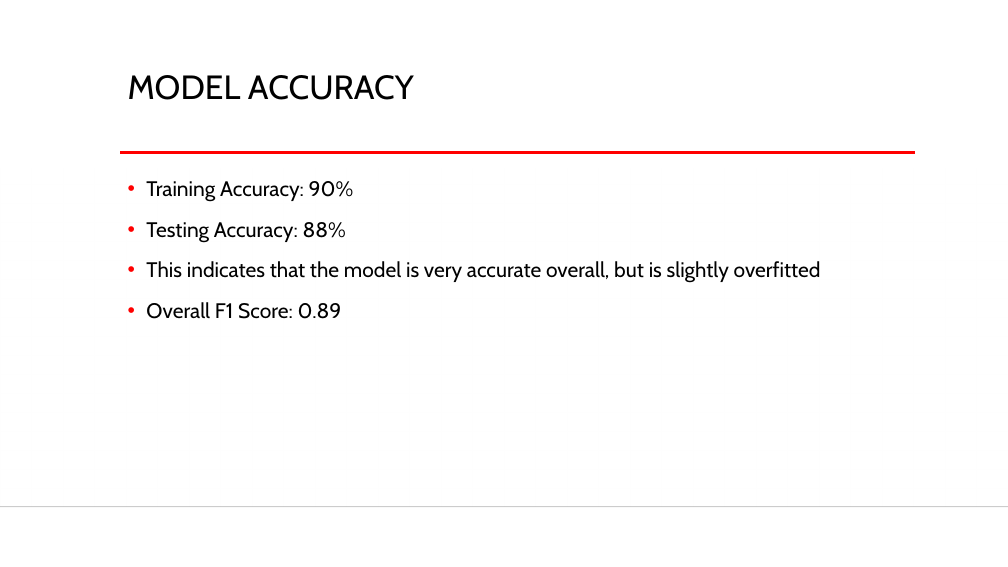
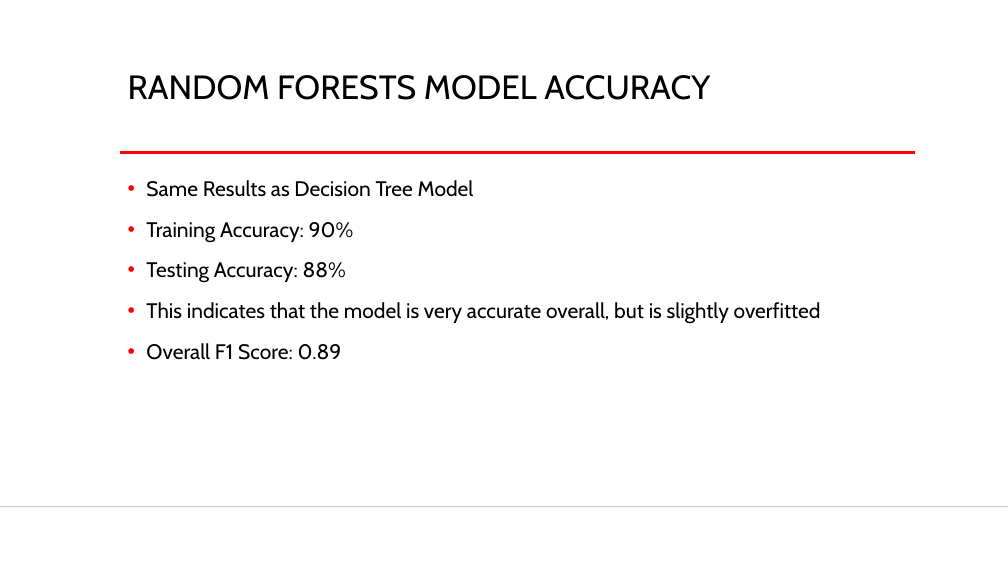
Before and after one commit to PaulButler8/springboard, a slide deck: slide 18 of Capstone 2/Capstone 2 Presentation.pptx (slide 10 before the commit). Drawn at 1008x567 pixels with LibreOffice and Linux fonts; fonts in the diff are those of the drawing; background and template pictures are left out. Boxes give left, top, right and bottom in pixels: in the first picture for what was removed or moved away, otherwise in the second. Text is boxed around its words. In the diff, an @@ line names an element or a change of style, - is before the commit and + after.

```diff
--- a/Capstone 2/Capstone 2 Presentation.pptx
+++ b/Capstone 2/Capstone 2 Presentation.pptx
@@ title at [128, 75, 710, 100]: text changed @@
-MODEL ACCURACY
+RANDOM FORESTS MODEL ACCURACY
@@ text at [146, 180, 474, 197]: paragraph added @@
+• Same Results as Decision Tree Model
```
Also in this commit, not shown: 9 other slides changed, 8 slides added, 1 other file.
